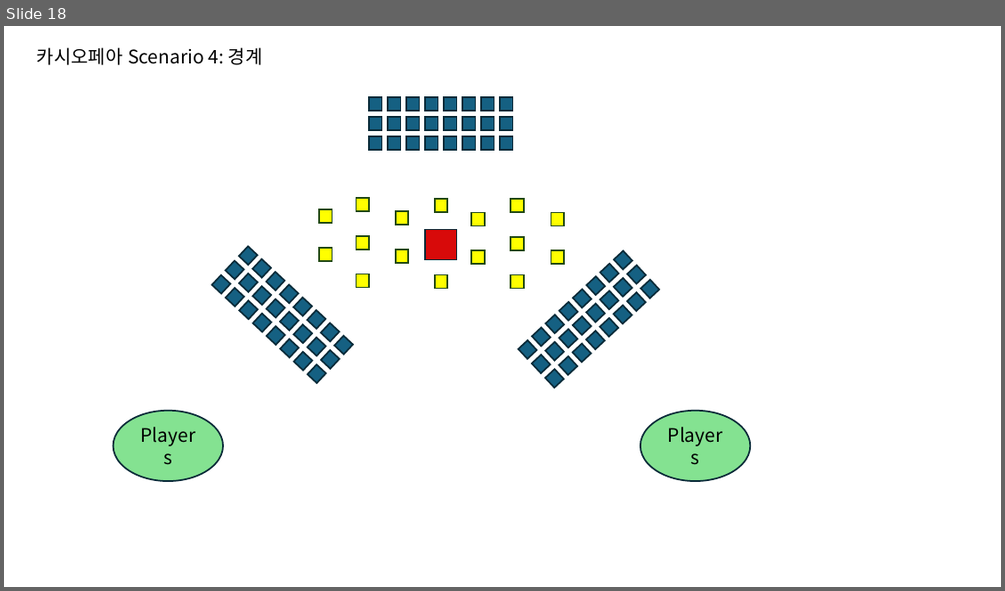
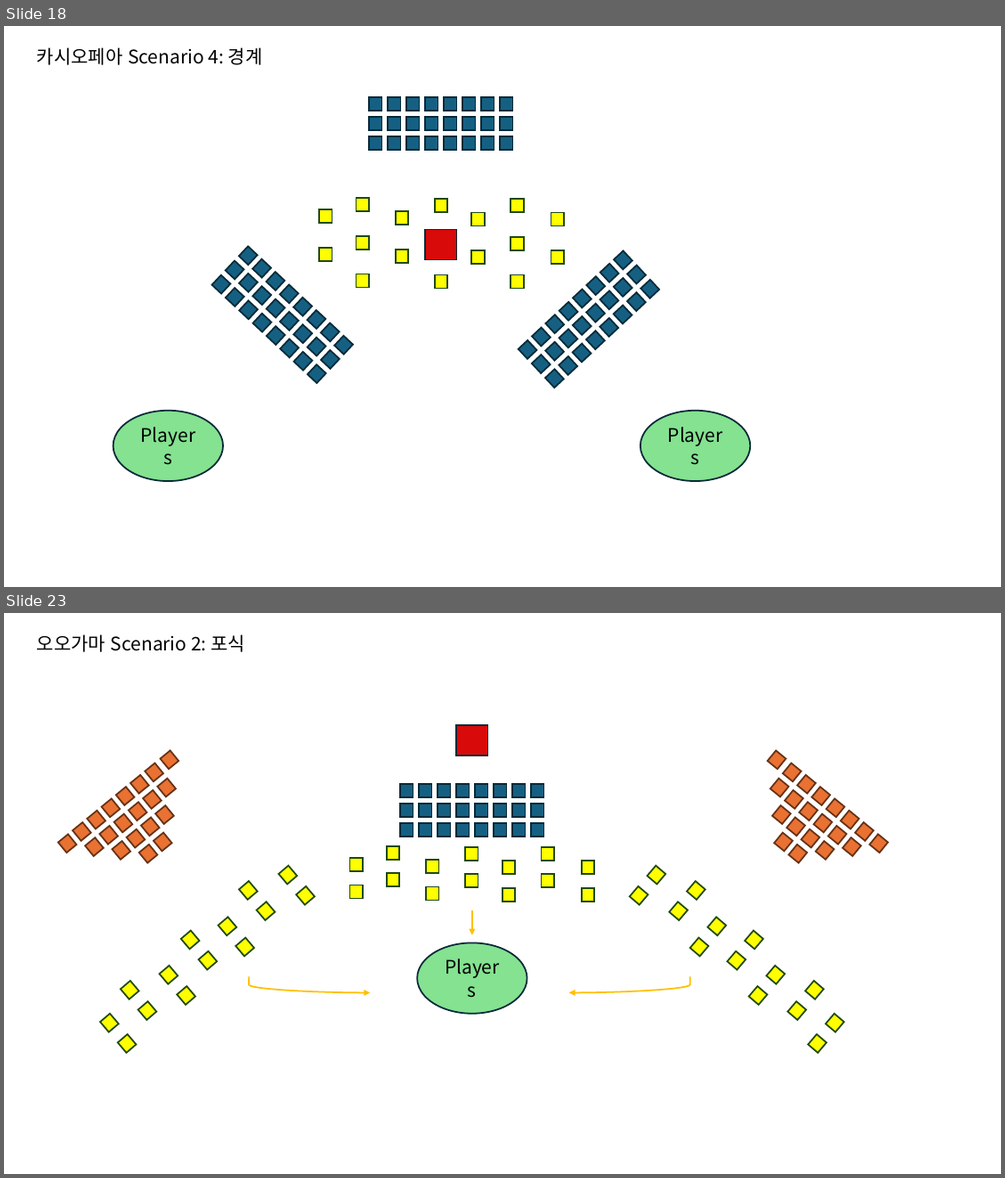
Before and after one commit to Woon-2/Project-W, a slide deck: 기획서/네임드 몬스터 부대 전술.pptx. Shown one above the other, each under a label of ours: slide 18 before the commit, slides 18 and 23 after it; the slides between them are not shown. The pictures are 1005x591 and 1005x1178 pixels, drawn with LibreOffice and Linux fonts; fonts in the diff are those of the drawing. Boxes give left, top, right and bottom in pixels: in the first picture for what was removed or moved away, otherwise in the second. Text is boxed around its words. In the diff, an @@ line names an element or a change of style, - is before the commit and + after.

```diff
--- a/기획서/네임드 몬스터 부대 전술.pptx
+++ b/기획서/네임드 몬스터 부대 전술.pptx
@@ slide 23 added at [4,613,1001,1174], background #FFFFFF @@
@@ text added at [37,634,245,652], 18 pt, text #000000 @@
+오오가마 Scenario 2: 포식
@@ rectangle added at [456,725,488,755], fill #D80A0A, outline #092A39 1.5 pt @@
@@ group added at [58,750,178,863]: 20 rectangles @@
@@ group added at [768,750,888,863]: 20 rectangles @@
@@ group added at [400,784,544,836]: 24 rectangles @@
@@ group added at [100,866,315,1053]: 14 rectangles @@
@@ group added at [349,846,594,901]: 14 rectangles @@
@@ group added at [630,866,843,1053]: 14 rectangles @@
@@ arrow added from (472, 910) to (472, 935), #FFC000 1.5 pt @@
@@ ellipse added at [418,943,527,1013], fill #84E291, outline #092A39 1.5 pt, 18 pt, text #000000 @@
+Players
@@ curved arrow added from (250, 976) to (371, 993), #FFC000 1.5 pt @@
@@ curved arrow added from (689, 976) to (569, 993), #FFC000 1.5 pt @@
```
Also in this commit, not shown: 8 other slides added, 10 other files.
